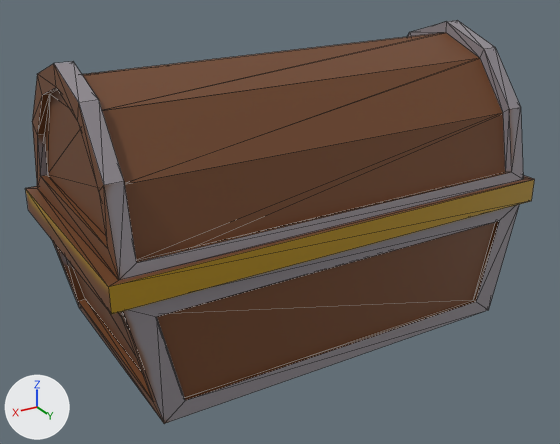
Two versions of the glTF model meshes/chest.glb, one commit apart.
The view is the same before and after, from a 50 mm lens placed at (1.323, 2.179, 1.447), pointed at (0.048, 0.053, 0.385). Every picture has the same lights, and +X, +Y and +Z are marked at lower left. Mesh edges are drawn as thin lines. Vertices at the same position are counted once.
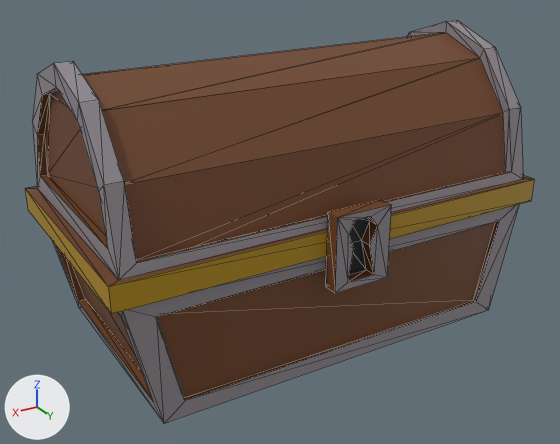
Boxes (x1, y1, x2, y2) around the edits, measured in the pictures (560 x 444 px):
'Cube.001', reshaped
    before: (53, 204, 520, 424)
    after: (53, 200, 520, 424)
part 1 of me_cube, surface changed (brown to grey)
    both: (25, 20, 535, 314)
part 2 of me_cube_001, added
    after: (326, 200, 392, 293)
part 3 of me_cube_001, surface changed (brown to grey)
    both: (53, 242, 164, 423)

The edits, one by one:
me_cube has 96 vertices, 188 faces and spans x -0.79..0.79, y 0.0..0.84, z 0.0..0.58.
me_cube is used by ob_cube; location (0.0, -0.419, 0.417).
me_cube part 1: texture (UV) coordinates of 164 of 188 faces, centred in x -0.79..0.79, y 0.0..0.84, z 0.0..0.56, changed; they spanned u 0.1..0.94, v 0.01..0.97 and now span u 0.1..0.98, v 0.01..0.97.
me_cube_001 is used by ob_cube_001; location (0.0, 0.0, 0.0).
me_cube_001 had 48 vertices, 92 faces and spanned x -0.75..0.75, y -0.4..0.4, z 0.0..0.42.
me_cube_001 now has 72 vertices, 136 faces and spans x -0.75..0.75, y -0.4..0.47, z 0.0..0.56.
me_cube_001 part 2: a new loose piece of 24 vertices spanning x -0.1..0.1, y 0.42..0.47, z 0.31..0.56, in mat_material (picture img_material_base_color).
me_cube_001 part 3: 66 kept faces spanning x -0.75..0.75, y -0.4..0.4, z 0.0..0.42 get new texture (UV) coordinates.
